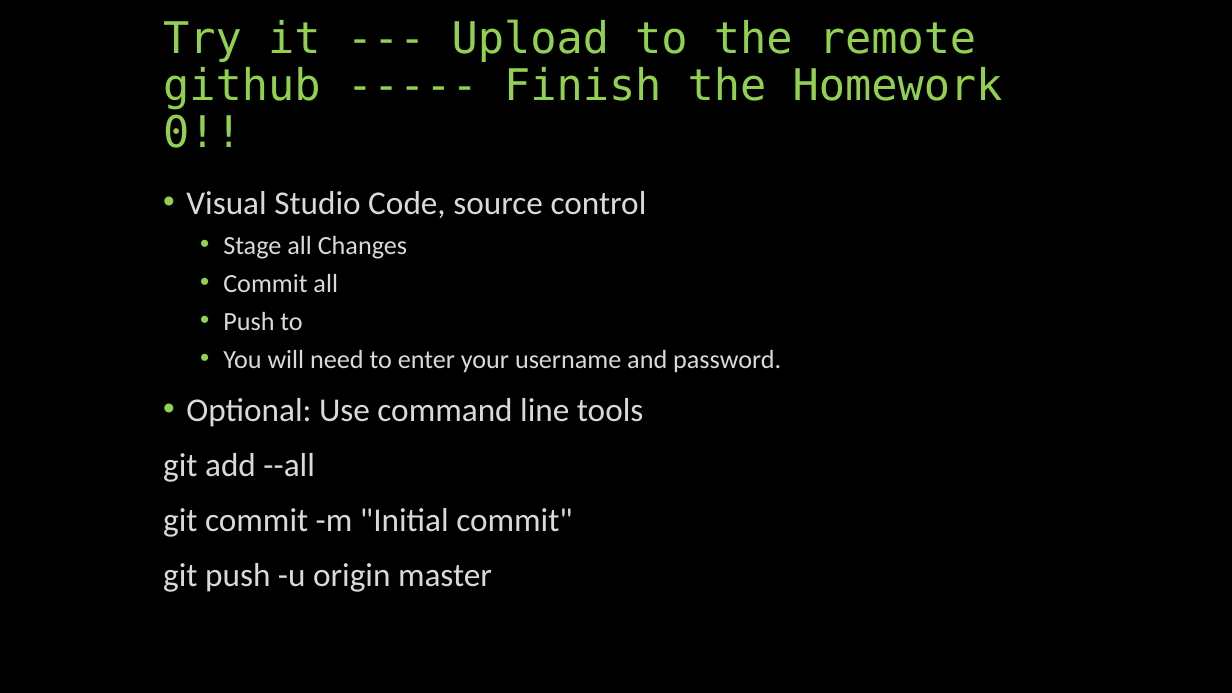
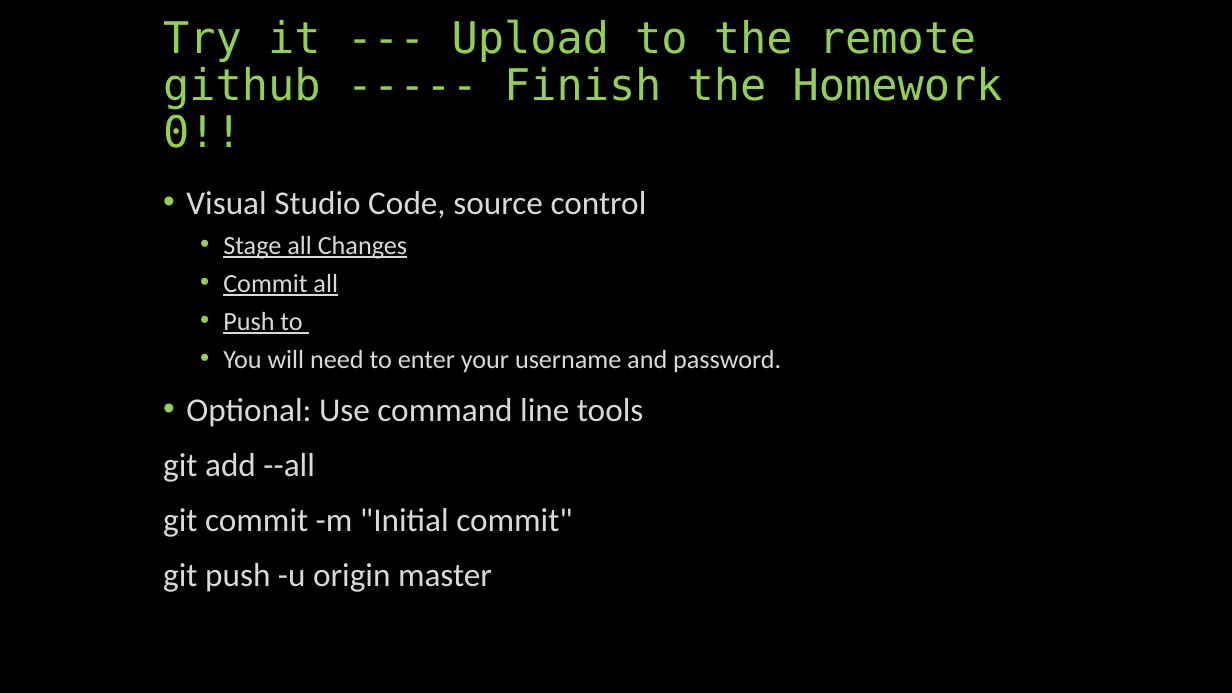
Before and after one commit to yilianz/CSCI125, a slide deck: slide 17 of LectureNotes/GitAndGitPages.pptx. Drawn at 1232x693 pixels with LibreOffice and Linux fonts; fonts in the diff are those of the drawing. Boxes give left, top, right and bottom in pixels: in the first picture for what was removed or moved away, otherwise in the second. Text is boxed around its words. In the diff, an @@ line names an element or a change of style, - is before the commit and + after.

```diff
--- a/LectureNotes/GitAndGitPages.pptx
+++ b/LectureNotes/GitAndGitPages.pptx
@@ text at (223,236,407,334): underline on in "Stage all Changes", "Commit all", "Push to" @@
```
Also in this commit, not shown: 4 other slides changed, 1 slide added, 1 other file.
